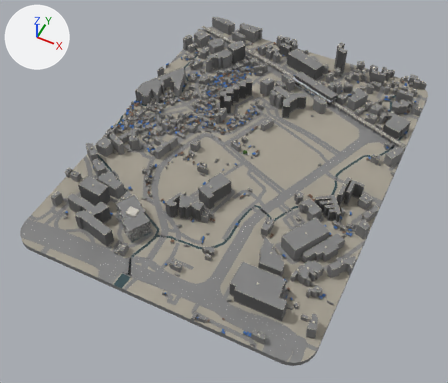
One commit to the glTF model media/flipkart-andheri/world/d/fulcrum.glb: the scene before it, then after it.
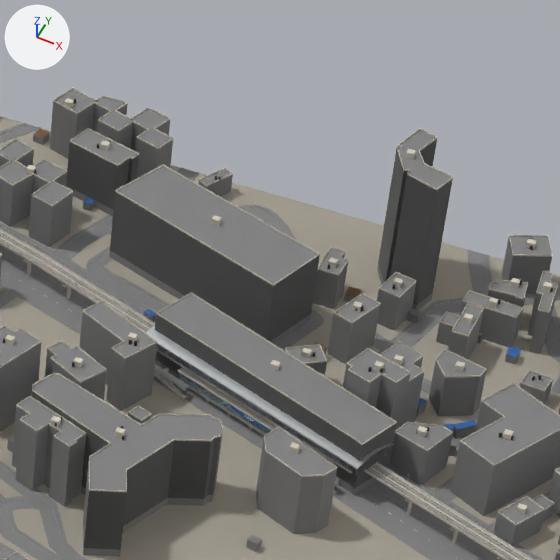
Each version appears first whole from a 50 mm camera at (482.0, -1090.0, 1180.0) aimed at (-9.0, -107.0, -48.0), and next in a close-up on the part from 60% to 82% of the width and 5% to 31% of the height. Every picture has the same lights, and +X, +Y and +Z are marked at upper left. The first two pictures are the older version. Where no turn or scale is listed for an object, it has been applied to the vertices. Vertices at exactly the same position are counted once.

The scene before the commit, as lines of its bpy script (objects in view):
```python
ob_context = bpy.data.objects.new('context', me_context)
ob_context.location = (0.0, 0.0, 40.0)
ob_rooftops = bpy.data.objects.new('rooftops', me_rooftops)
ob_rooftops.location = (-1.8, 8.7, 44.8)
ob_stations = bpy.data.objects.new('stations', me_stations)
ob_stations.location = (74.6, 319.0, 11.9)
# also in view: 'ground' at (0.0, 0.0, 0.0); 'metro' at (2.0, 334.0, 10.0)
```
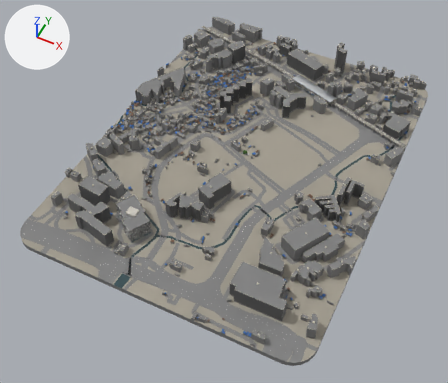
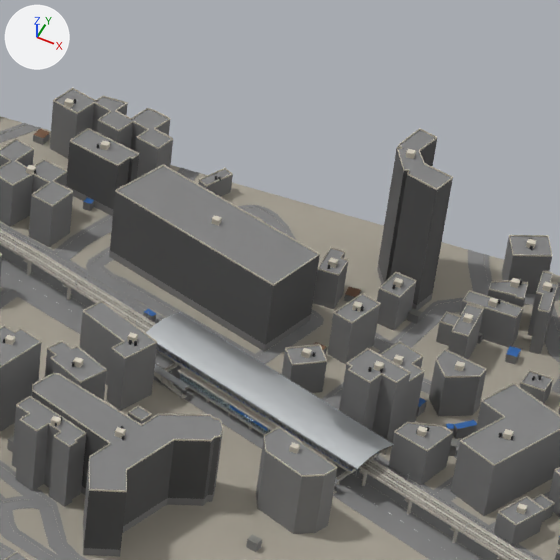
What changed in the scene script:
```text
Change me_context:
    used by ob_context; location = (0.0, 0.0, 40.0)
    remove me_context.from_pydata(...)  # 23306 vertices, 33799 faces; spans x -380.0..380.0, y -508.0..508.0, z -40.0..40.0
    add me_context.from_pydata(...)  # 23274 vertices, 33744 faces; spans x -380.0..380.0, y -508.0..508.0, z -40.0..40.0
    me_context part 1: the loose piece of 32 vertices spanning x 5.0..148.0, y 284.0..361.0, z -40.0..-6.0 is deleted
```

Where the change shows, as pixel boxes (x1, y1, x2, y2) in the close-ups (560 x 560 px):
part 1 of me_context, deleted
    before: (155, 292, 397, 495)
